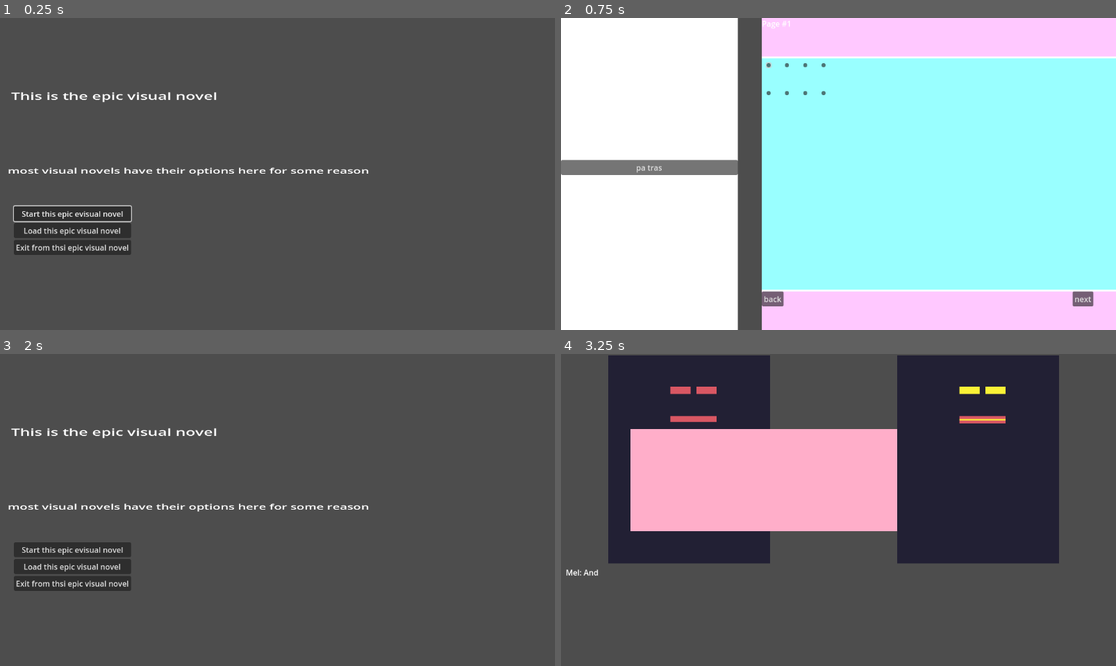
Above: before the commit, frames 1-4 (two rows, left to right).
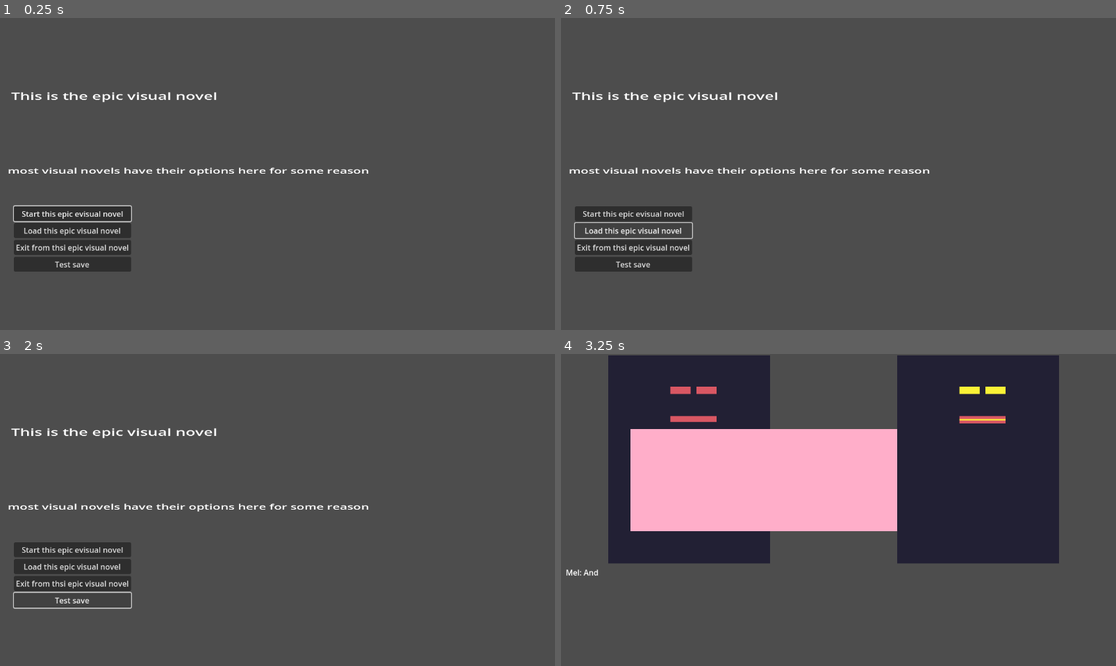
Above: after the commit, the same moments.

Repository: LuisGarrillo/Neo-Mel-vn
Game: Godot game, scene res://scenes/main.tscn
Same seed, same stepped clock (60 frames per second), same inputs: the game is played once before the commit and once after it.
Inputs:
- Up to frame 1 (0.25 s): no input
- Up to frame 2 (0.75 s): click "Load this epic visual novel" at 0.5 s
- Up to frame 3 (2 s): click "pa tras" (after the commit: "Test save") at 1.25 s
- Up to frame 4 (3.25 s): click "Start this epic evisual novel" at 2 s; hold W (up) from 2.78 s (still down); hold Space (accept) from 2.78 s (still down)

The runs differ from the first frame. In frame 1, 1.0% of the frame differs, in the area x 2-24%, y 76-82%; in frame 2, 96%, in the area x 0-100%, y 0-100%; in frame 3, 0.3%; in frame 4, nothing differs.

Commit message:
Add test save button

Diff:
--- a/scenes/ui/title.tscn
+++ b/scenes/ui/title.tscn
@@ -59,6 +59,11 @@
 layout_mode = 2
 text = "Exit from thsi epic visual novel"
 
+[node name="Button" type="Button" parent="ButtonContainer"]
+layout_mode = 2
+text = "Test save"
+
 [connection signal="pressed" from="ButtonContainer/StartBtn" to="." method="start_game"]
 [connection signal="pressed" from="ButtonContainer/LoadBtn" to="." method="load_game"]
 [connection signal="pressed" from="ButtonContainer/ExitBtn" to="." method="exit_game"]
+[connection signal="pressed" from="ButtonContainer/Button" to="." method="save_game"]
--- a/scripts/ui/title.gd
+++ b/scripts/ui/title.gd
@@ -4,6 +4,7 @@
 signal start
 signal load
 signal exit
+signal save
 
 func _ready():
 	button_container.set_up()
@@ -12,7 +13,17 @@
 	start.emit()
 
 func load_game() -> void:
-	load.emit()
+	load.emit("load")
 
 func exit_game() -> void:
 	exit.emit()
+
+func save_game() -> void:
+	var data: Dictionary = {
+	"empty": false,
+	"date": "",
+	"day": 1,
+	"scene": 0,
+	"status": {},
+}
+	save.emit(0, data)
